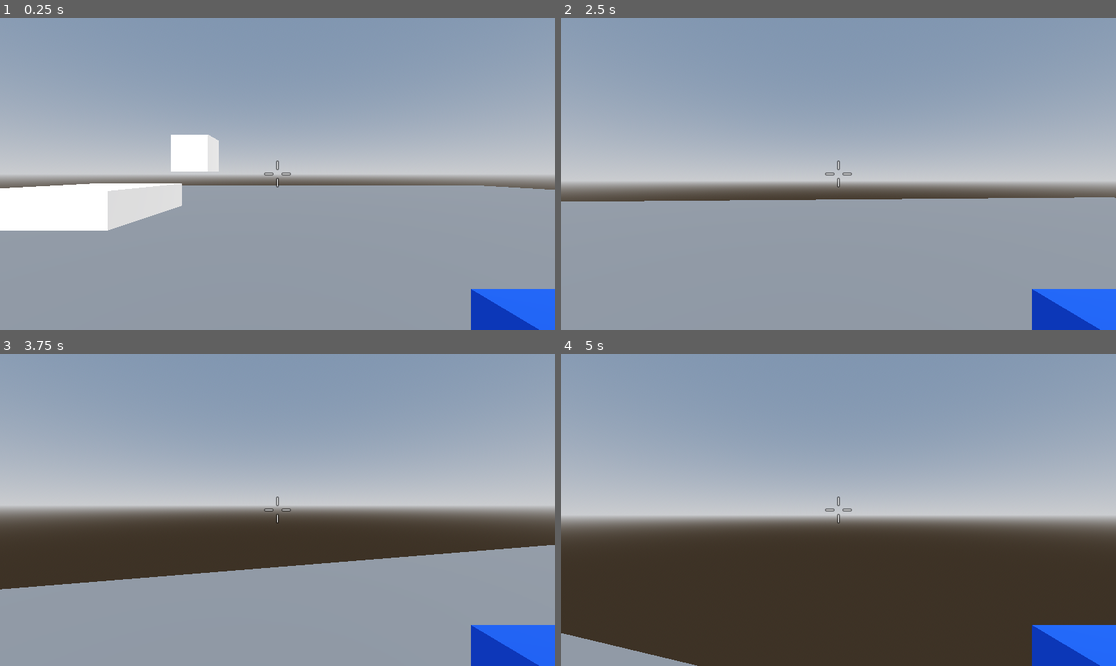
Above: before the commit, frames 1-4 (two rows, left to right).
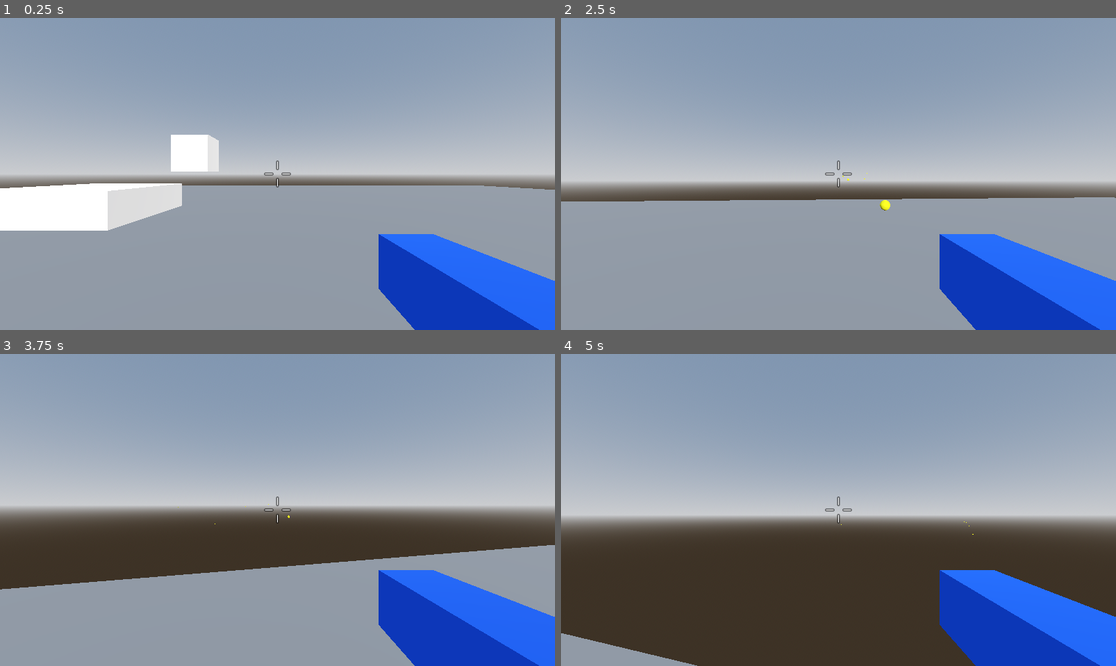
Above: after the commit, the same moments.

Repository: rsrasmu2/Brackeys2025
Game: Godot game, scene res://assets/test_environment/test_environment.tscn
Two runs of this game, one before a commit and one after it. Both use one fixed random seed, a clock stepped at 60 frames per second and the inputs below. This scene is started directly instead of the project's main scene.
Inputs (mouse positions are in pixels of both pictures, inside the frame that each line leads up to):
- Up to frame 1 (0.25 s): no input
- Up to frame 2 (2.5 s): tap Enter at 0.5 s; move the mouse to (866, 174) at 0.52 s; press the mouse at (866, 174) at 0.53 s; hold W (move_forward) from 0.53 s (still down); tap Space (jump) at 0.77, 1.52 s; move the mouse to (810, 174) at 1.27 s; release the mouse at (810, 174) at 1.28 s; click (810, 174) at 1.35 s; move the mouse to (849, 167) at 2.02 s; press the mouse at (849, 167) at 2.03 s
- Up to frame 3 (3.75 s): keep holding W (move_forward); move the mouse to (271, 516) at 2.77 s; release the mouse at (271, 516) at 2.78 s; click (271, 516) at 2.85 s; tap Space (jump) at 3.02 s; move the mouse to (316, 513) at 3.52 s; press the mouse at (316, 513) at 3.53 s
- Up to frame 4 (5 s): keep holding W (move_forward); tap Space (jump) at 3.77, 4.52 s; move the mouse to (794, 506) at 4.27 s; release the mouse at (794, 506) at 4.28 s; click (794, 506) at 4.35 s

The runs differ from the first frame. In frame 1, 5.7% of the frame differs, in the area x 68-100%, y 69-100%; in frame 2, 5.7%, in the area x 50-100%, y 49-100%; in frame 3, 5.7%; in frame 4, 5.7%.

Commit message:
Fix aiming

Diff:
--- a/assets/environment/new_terrain_3d_material.tres
+++ b/assets/environment/new_terrain_3d_material.tres
@@ -23,21 +23,24 @@
 
 [resource]
 _shader_parameters = {
+&"": null,
 &"bias_distance": 512.0,
 &"blend_sharpness": 0.5,
 &"depth_blur": 0.0,
-&"enable_macro_variation": true,
-&"enable_projection": true,
 &"flat_terrain_normals": false,
+&"general": null,
+&"macro_variation": true,
 &"macro_variation1": Color(1, 1, 1, 1),
 &"macro_variation2": Color(1, 1, 1, 1),
 &"macro_variation_slope": 0.333,
 &"mipmap_bias": 1.0,
+&"mipmaps": null,
 &"noise1_angle": 0.0,
 &"noise1_offset": Vector2(0.5, 0.5),
 &"noise1_scale": 0.04,
 &"noise2_scale": 0.076,
 &"noise_texture": SubResource("NoiseTexture2D_j388k"),
-&"projection_threshold": 0.8
+&"projection_threshold": 0.8,
+&"vertical_projection": true
 }
 show_checkered = true
--- a/assets/gun/gun.gd
+++ b/assets/gun/gun.gd
@@ -19,7 +19,7 @@
 		stop_fire()
 
 func set_aim_target(target_global_position: Vector3) -> void:
-	global_transform = global_transform.looking_at(target_global_position)
+	$GunMesh/BulletSpawner.global_transform = $GunMesh/BulletSpawner.global_transform.looking_at(target_global_position)
 
 func start_fire() -> void:
 	_firing = true
@@ -39,6 +39,6 @@
 		get_tree().root.add_child(bullet)
 		bullet.global_position = $GunMesh/BulletSpawner.global_position
 		bullet.global_rotation = $GunMesh/BulletSpawner.global_rotation
-		bullet.init($GunMesh/BulletSpawner.global_basis.z * bullet_speed)
+		bullet.init(-$GunMesh/BulletSpawner.global_basis.z * bullet_speed)
 	else:
 		$Timer.stop()
--- a/assets/gun/gun.tscn
+++ b/assets/gun/gun.tscn
@@ -13,13 +13,13 @@
 bullet_speed = 40.0
 
 [node name="GunMesh" type="MeshInstance3D" parent="."]
-transform = Transform3D(1, 0, 0, 0, 1, 0, 0, 0, 1, 0, 0, 0.172287)
+transform = Transform3D(1, 0, 0, 0, 1, 0, 0, 0, 1, 0, 0, -0.182113)
 mesh = SubResource("BoxMesh_d6veg")
 skeleton = NodePath("../../..")
 surface_material_override/0 = SubResource("StandardMaterial3D_danae")
 
 [node name="BulletSpawner" type="Node3D" parent="GunMesh"]
-transform = Transform3D(1, 0, 0, 0, 1, 0, 0, 0, 1, -3.08448e-08, 0, 0.352824)
+transform = Transform3D(1, 0, 0, 0, 1, 0, 0, 0, 1, -3.08448e-08, 0, -0.411403)
 
 [node name="Timer" type="Timer" parent="."]
 
--- a/assets/player/player.gd
+++ b/assets/player/player.gd
@@ -18,7 +18,6 @@
 		target_position = $Camera3D/RayCast3D.get_collision_point()
 	else:
 		target_position = $Camera3D/RayCast3D.global_position + $Camera3D/RayCast3D.global_basis.z * 100
-	print(target_position)
 	$Camera3D/Gun.set_aim_target(target_position)
 
 func _physics_process(delta: float) -> void:
--- a/assets/player/player.tscn
+++ b/assets/player/player.tscn
@@ -17,7 +17,7 @@
 transform = Transform3D(1, 0, 0, 0, 1, 0, 0, 0, 1, 0, 1.43, 0)
 
 [node name="Gun" parent="Camera3D" instance=ExtResource("2_toylo")]
-transform = Transform3D(-1, 0, -8.74228e-08, 0, 1, 0, 8.74228e-08, 0, -1, 0.47, -0.32, -0.261)
+transform = Transform3D(1, 0, 0, 0, 1, 0, 0, 0, 1, 0.47, -0.32, -0.261)
 
 [node name="RayCast3D" type="RayCast3D" parent="Camera3D"]
 transform = Transform3D(-1, 0, -8.74228e-08, 0, 1, 0, 8.74228e-08, 0, -1, 0, 0, 0)
Not shown, added: export_presets.cfg
